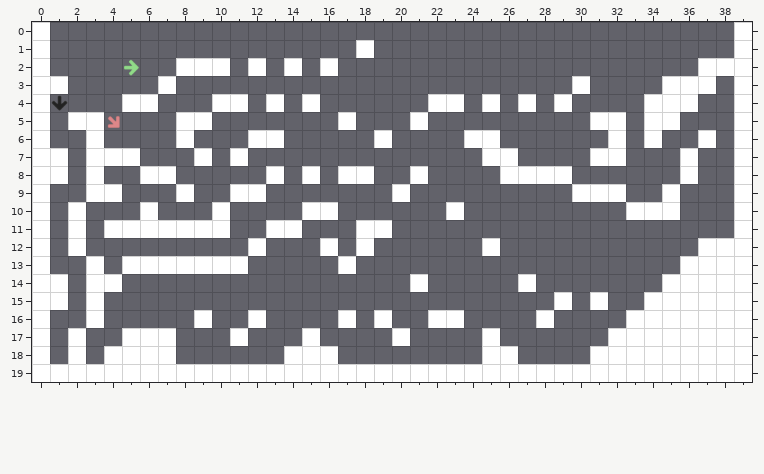
An edit to a level. Tiled map, src-game/data/Rlevel1.tmx. This is how it looked before the edit.
Cells are 64x64 px. Shown: x 0..39, y 0..19.
The result:
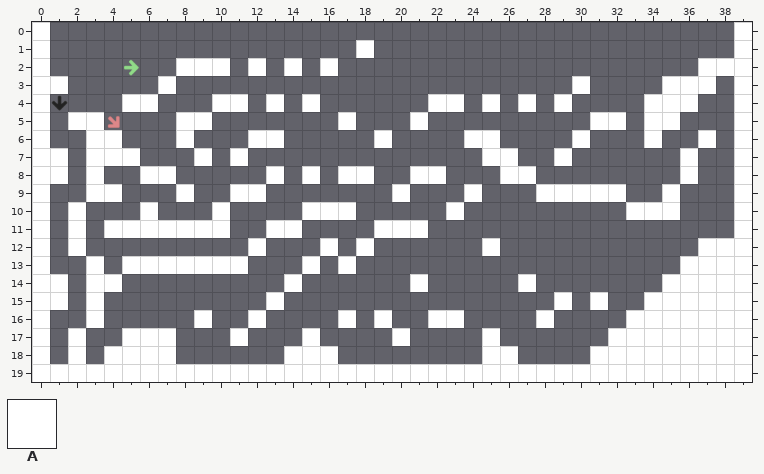
Key: from "tiles": A 1.
_ is an empty cell, # one hidden under a higher layer.
Message: MàJ du premier niveau afin d'éviter de bloquer l'utilisateur dans un choix non voulu.
Diff:
Layer "collision":
y 6: x 32 # -> _
y 7: x 31..32 ## -> __
y 8: x 28..29 ## -> __
y 11: x 18 # -> _
Layer "Background":
y 6: x 4 _ -> A; x 30 _ -> A; x 32 A -> _
y 7: x 29 _ -> A; x 31..32 AA -> __
y 8: x 22 _ -> A; x 28..29 AA -> __
y 9: x 24 _ -> A; x 28..29 __ -> AA
y 10: x 17 _ -> A
y 11: x 18 A -> _; x 20..21 __ -> AA
y 13: x 15 _ -> A
y 14: x 14 _ -> A
y 15: x 13 _ -> A
Pixel boxes of the changes (left, top, right, bottom) in both pictures:
added: (104, 130, 122, 148)
changed: (536, 130, 626, 202)
added: (428, 166, 446, 184)
added: (464, 184, 482, 202)
changed: (338, 202, 374, 238)
added: (392, 220, 428, 238)
added: (266, 256, 320, 310)
